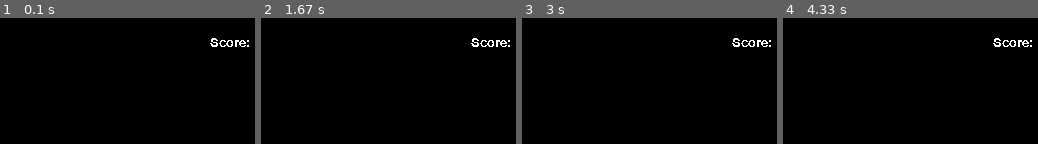
Above: before the commit, frames 1-4 (left to right).
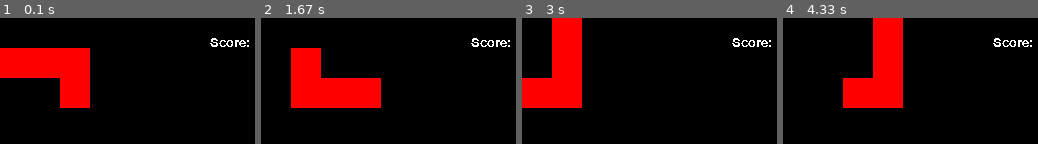
Above: after the commit, the same moments.

Repository: lolloz98/pygame_games
Game: pygame game, started from tetris/main.py
Same seed, same stepped clock (60 frames per second), same inputs: the game is played once before the commit and once after it.
Inputs:
- Up to frame 1 (0.1 s): no input
- Up to frame 2 (1.67 s): tap F at 0.33, 0.67 s
- Up to frame 3 (3 s): hold A 2-2.53 s; hold S 2.57-2.87 s; tap F at 2.63, 2.97 s; hold A from 2.9 s (still down)
- Up to frame 4 (4.33 s): release A at 3.3 s; hold D 3.33-3.97 s; tap F at 3.4, 3.7, 4.07 s; hold S from 4 s (still down)

The runs differ from the first frame. In frame 1, 11% of the frame differs, in the area x 0-36%, y 23-72%; in frame 2, 11%; in frame 3, 11%; in frame 4, 11%.

Commit message:
TETRIS Set up l piece and cube piece

Diff:
--- a/tetris/main.py
+++ b/tetris/main.py
@@ -1,11 +1,11 @@
 import pygame
 from sys import exit
+import pieces
 
 # grid is 10x20
 width = 300
 height = 600
-grid_w = 30
-grid_h = 30
+grid_s = (30, 30)
 
 pygame.init()
 
@@ -16,6 +16,8 @@
 
 test_font = pygame.font.Font(None, 20)
 
+piece = pieces.l((60, 60), grid_s)
+
 while True:
     # draw our elements and update everything
     for event in pygame.event.get():
@@ -24,15 +26,19 @@
             exit()
         if event.type == pygame.KEYDOWN:
             if event.key == pygame.K_a:
+                piece.move(pieces.Dir.LEFT)
                 print('left')
             if event.key == pygame.K_s:
+                piece.move(pieces.Dir.RIGHT)
                 print('right')
             if event.key == pygame.K_d:
                 print('down')
             if event.key == pygame.K_f:
+                piece.rotate()
                 print('rotate')
 
     screen.fill('#000000')
+    piece.draw(screen)
 
     text_surface = test_font.render('Score: ', False, '#FFFFFF')
 
--- /dev/null
+++ b/tetris/pieces.py
@@ -0,0 +1,107 @@
+import pygame
+from enum import Enum
+
+
+def sum2(one, two):
+    return one[0] + two[0], one[1] + two[1]
+
+
+class Dir(Enum):
+    LEFT = -1
+    RIGHT = 1
+
+
+def cube(center, size_of_block):
+    xs, ys = size_of_block
+    positions = [[(-xs, -ys), (0, -ys), (-xs, 0), (0, 0)]]
+    blocks = [SingleBlock(size=size_of_block) for i in range(4)]
+    return Piece(center, size_of_block, blocks, positions)
+
+
+def l(center, size_of_block):
+    xs, ys = size_of_block
+    positions = [
+        [(-2 * xs, -ys), (-xs, -ys), (0, -ys), (0, 0)],
+        [(-xs, ys), (-xs, 0), (-xs, -ys), (0, -ys)],
+        [(xs, 0), (0, 0), (-xs, 0), (-xs, -ys)],
+        [(0, -2 * ys), (0, -ys), (0, 0), (-xs, 0)],
+    ]
+    blocks = [SingleBlock(size=size_of_block) for i in range(4)]
+    return Piece(center, size_of_block, blocks, positions)
+
+
+class Piece:
+    def __init__(self, center, size_of_block, blocks, positions):
+        self.blocks = blocks
+        self.positions = positions
+        self.group = pygame.sprite.Group()
+        self.group.add(self.blocks)
+        self.current_pos = 0
+        self.size_of_block = size_of_block
+        self.center = center
+        self.setBlocksPos()
+
+    def setBlocksPos(self):
+        for i, b in enumerate(self.blocks):
+            b.rect.x = self.positions[self.current_pos][i][0] + self.center[0]
+            b.rect.y = self.positions[self.current_pos][i][1] + self.center[1]
+
+    def rotate(self):
+        self.current_pos = (self.current_pos + 1) % len(self.positions)
+        self.setBlocksPos()
+        self.moveBackIfOutOfScreen()
+
+    def moveBackIfOutOfScreen(self):
+        while self.isOutOfScreenL():
+            self.updateCenter((self.size_of_block[0], 0))
+        while self.isOutOfScreenR():
+            self.updateCenter((-self.size_of_block[0], 0))
+
+    def move(self, direction: Dir):
+        self.updateCenter((self.size_of_block[0] * direction.value, 0))
+        self.moveBackIfOutOfScreen()
+
+    def updateCenter(self, mov):
+        self.center = sum2(self.center, mov)
+        print("center: ", self.center)
+        self.setBlocksPos()
+
+    def down(self):
+        self.updateCenter((0, self.size_of_block[1]))
+
+    def isCollided(self, groupOfPieces, ground=0):
+        if pygame.sprite.groupcollide(self.group, groupOfPieces, False, False):
+            return True
+        for b in self.blocks:
+            if b.rect.y == ground:
+                return True
+        return False
+
+    def isDead(self, max_h):
+        for b in self.blocks:
+            if b.rect.y + self.size_of_block[1] == max_h:
+                return True
+        return False
+
+    def isOutOfScreenL(self, left=0):
+        for b in self.blocks:
+            if b.rect.x < left:
+                return True
+        return False
+
+    def isOutOfScreenR(self, right=300):
+        for b in self.blocks:
+            if b.rect.x + self.size_of_block[0] > right:
+                return True
+        return False
+
+    def draw(self, screen):
+        self.group.draw(screen)
+
+
+class SingleBlock(pygame.sprite.Sprite):
+    def __init__(self, color='Red', size=(30, 30)):
+        super().__init__()
+        self.image = pygame.Surface(size)
+        self.image.fill(color)
+        self.rect = self.image.get_rect(bottomleft=(0, 0))
